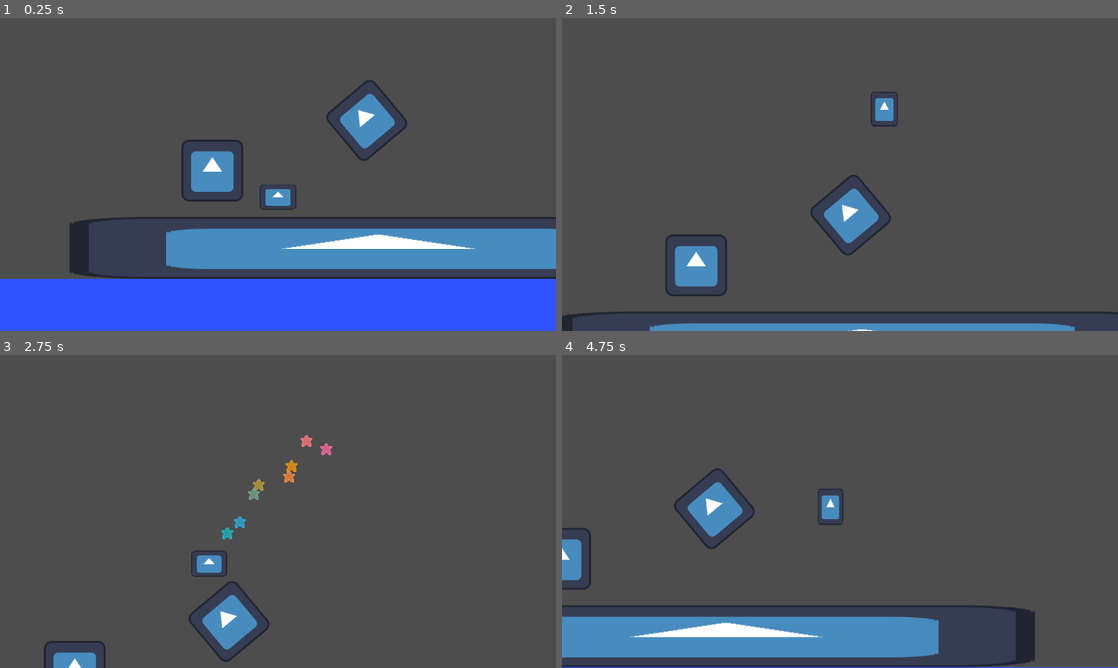
Above: before the commit, frames 1-4 (two rows, left to right).
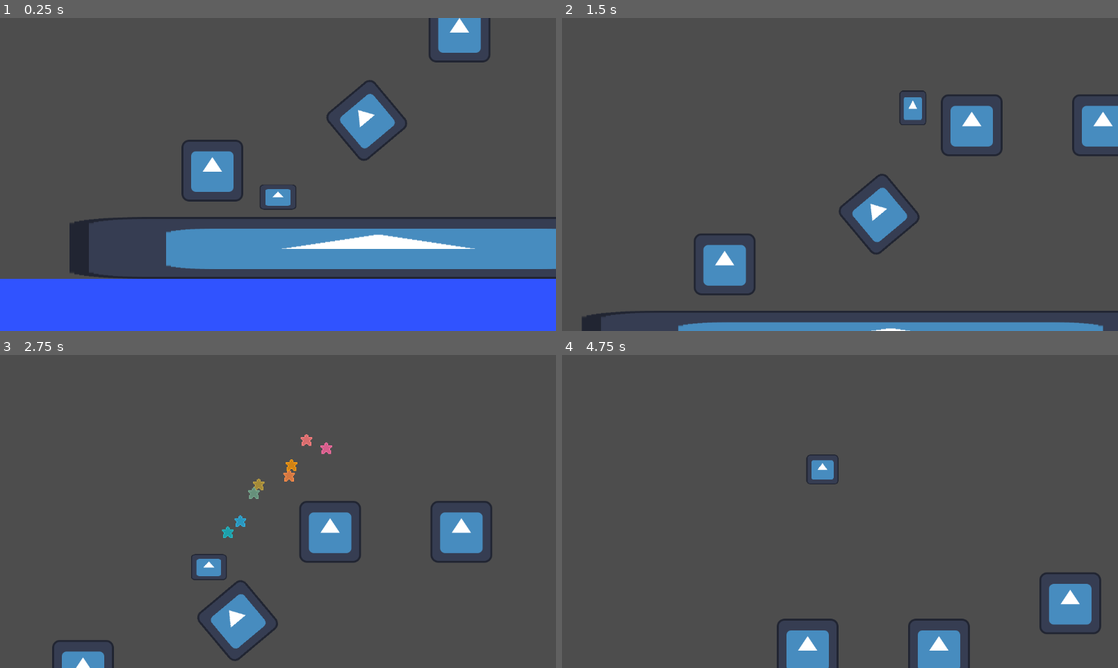
Above: after the commit, the same moments.

Repository: devmanso/gd4platformer2d
Game: Godot game, scene res://world.tscn
The game is run twice, just before and just after one commit, with the same random seed, the same clock (stepped at 60 frames per second) and the same inputs. The engine's default icon, where the game draws it, is replaced by a stand-in: a white triangle on a blue panel in a dark square.
Inputs (mouse positions are in pixels of both pictures, inside the frame that each line leads up to):
- Up to frame 1 (0.25 s): no input
- Up to frame 2 (1.5 s): tap Enter (ui_accept) at 0.5, 0.77, 0.8, 1.07, 1.35 s; move the mouse to (962, 158) at 0.52 s; hold Tab (look) 0.53-1.28 s; hold Right (ui_right) from 0.53 s (still down); move the mouse to (728, 190) at 1.27 s
- Up to frame 3 (2.75 s): tap Enter (ui_accept) at 1.52, 1.82, 2.3 s; tap Tab (look) at 1.55 s; move the mouse to (333, 442) at 2.02 s; release Right (ui_right) at 2.03 s; hold Left (ui_left) from 2.03 s (still down); tap Shift (dash) at 2.1 s
- Up to frame 4 (4.75 s): move the mouse to (812, 574) at 2.77 s; release Left (ui_left) at 2.78 s; hold Right (ui_right) 2.78-4.28 s; tap Tab (look) at 2.85, 4.55 s; tap Enter (ui_accept) at 3.02, 3.32, 3.77, 3.8, 4.07, 4.35, 4.52 s; move the mouse to (1006, 558) at 3.52 s; hold Tab (look) 3.53-4.28 s; tap Escape (ui_cancel) at 4.15 s; move the mouse to (673, 464) at 4.27 s; hold Left (ui_left) from 4.28 s (still down)

The runs differ from the first frame. In frame 1, 1.0% of the frame differs, in the area x 77-89%, y 0-15%; in frame 2, 7.9%; in frame 3, 4.6%; in frame 4, 15%, in the area x 0-100%, y 31-100%.

Commit message:
camera movement fixes, and improvements

Diff:
--- a/player/camera.gd
+++ b/player/camera.gd
@@ -4,10 +4,13 @@
 @export var shake_strength: float = 0.0
 @export var shake_decay: float = 5.0
 
+var target_position : Vector2 = Vector2.ZERO
 var is_dead: bool = false
 
+func set_target_position(target_pos : Vector2) -> void:
+	target_position = target_pos
+
 func _process(delta):
-	# --- Camera shake ---
 	randomize()
 	if shake_strength > 0:
 		offset = Vector2(
@@ -17,9 +20,11 @@
 		shake_strength = max(shake_strength - shake_decay * delta, 0)
 	else:
 		offset = Vector2.ZERO
-	# --- Look-ahead ---
+	# don't want the player to be able to look-ahead when they're dead cuz it
+	# fucks up the ui lmao
 	if not is_dead and Input.is_action_pressed("look"):
-		var target = get_local_mouse_position()
+		#var target = get_local_mouse_position()
+		var target = target_position
 		if target.length() < deadzone:
 			position = Vector2.ZERO
 		else:
--- /dev/null
+++ b/player/cursor.gd
@@ -0,0 +1,28 @@
+extends Node2D
+
+@onready var cursor_image : Sprite2D = $CursorImage
+
+@export var range : float = 800
+
+var joystick_speed : float = 400.0
+var deadzone : float = .1
+
+func get_cursor_position() -> Vector2:
+	return position
+
+func get_cursor_global_position() -> Vector2:
+	return global_position
+
+func set_cursor_position(cursor_position : Vector2) -> void:
+	var clamped = Vector2(
+		clamp(cursor_position.x, -range, range),
+		clamp(cursor_position.y, -range, range)
+	)
+	position = clamped
+
+func set_cursor_global_position(global_cursor_position : Vector2) -> void:
+	var clamped = Vector2(
+		clamp(global_cursor_position.x, -range, range),
+		clamp(global_cursor_position.y, -range, range)
+	)
+	global_position = clamped
--- /dev/null
+++ b/player/cursor.tscn
@@ -0,0 +1,12 @@
+[gd_scene load_steps=3 format=3 uid="uid://dj3a7f4hediaq"]
+
+[ext_resource type="Script" path="res://player/cursor.gd" id="1_r5bf2"]
+[ext_resource type="Texture2D" uid="uid://nqswsyjvn5ir" path="res://PixelCursors/astro_arrow.png" id="2_ft4m4"]
+
+[node name="Cursor" type="Node2D"]
+script = ExtResource("1_r5bf2")
+
+[node name="CursorImage" type="Sprite2D" parent="."]
+position = Vector2(32, 32)
+scale = Vector2(2, 2)
+texture = ExtResource("2_ft4m4")
--- a/player/player.gd
+++ b/player/player.gd
@@ -1,6 +1,7 @@
 extends CharacterBody2D
 
 @onready var water : ColorRect = get_parent().get_node("Water")
+@onready var cursor : Node2D = $Cursor
 @onready var camera : Camera2D = $Camera
 @onready var hurtbox : CollisionShape2D = $Hurtbox
 @onready var sprite : Sprite2D = $Sprite
@@ -26,6 +27,8 @@
 Color("#FFC785"), Color("#A294F9")]
 @export_range(0.0, 1.0) var acceleration : float = 0.25
 @export_range(0.0, 1.0) var friction : float = 0.1
+@export_range(200.0, 1600.0) var joystick_speed : float = 1200
+@export_range(0.1, 0.5) var deadzone : float = 0.1
 
 var death_message_target_xposition : float = -320.0
 var menu_button_target_xpositions : float = -1104.0
@@ -49,6 +52,7 @@
 var can_dash : bool = true
 var is_dashing : bool = false
 var should_emit_dash_trail : bool = false
+var dead : bool = false
 
 func is_in_water() -> bool:
 	# check if water is in scenetree:
@@ -108,6 +112,7 @@
 	deathscreen_slidein = true
 	dash_particle.emitting = false
 	bubble_particle.emitting = false
+	dead = true
 
 func get_direction() -> String:
 	if current_direction < 0:
@@ -163,8 +168,32 @@
 	deathscreen_position.position.x = -3000
 	restart_button_position.position.x = -4000
 	deathscreen.hide()
+	cursor.hide()
+
 
 func _process(delta: float) -> void:
+
+	if !Input.is_action_pressed("ui_cancel"):
+		Input.set_mouse_mode(Input.MOUSE_MODE_HIDDEN)
+	else:
+		Input.set_mouse_mode(Input.MOUSE_MODE_VISIBLE)
+
+	if Input.is_action_pressed("look") or dead:
+		cursor.show()
+	else:
+		cursor.hide()
+
+	var joystick_input = Vector2(
+		Input.get_joy_axis(0, JOY_AXIS_RIGHT_X),
+		Input.get_joy_axis(0, JOY_AXIS_RIGHT_Y)
+	)
+
+	if joystick_input.length() > deadzone:
+		cursor.set_cursor_position(cursor.get_position() + joystick_input * joystick_speed * delta)
+		camera.set_target_position(cursor.position)
+	else:
+		cursor.set_cursor_position(get_local_mouse_position())
+		camera.set_target_position(cursor.position)
 
 	randomize()
 
--- a/player/player.tscn
+++ b/player/player.tscn
@@ -1,7 +1,8 @@
-[gd_scene load_steps=9 format=3 uid="uid://bhu2cfvo5qya1"]
+[gd_scene load_steps=10 format=3 uid="uid://bhu2cfvo5qya1"]
 
 [ext_resource type="Script" path="res://player/player.gd" id="1_n7sqs"]
 [ext_resource type="Texture2D" uid="uid://dteyh3t3y2djh" path="res://icon.svg" id="2_k77o2"]
+[ext_resource type="PackedScene" uid="uid://dj3a7f4hediaq" path="res://player/cursor.tscn" id="2_wxpvy"]
 [ext_resource type="PackedScene" uid="uid://bvnw7uiv8ynbw" path="res://player/PlayerCamera.tscn" id="3_uq8j8"]
 [ext_resource type="Texture2D" uid="uid://c3oyrg7dq5p78" path="res://player/bubble.png" id="4_ca56c"]
 [ext_resource type="PackedScene" uid="uid://dy4ks821tkfro" path="res://player/death_screen.tscn" id="4_f7mkn"]
@@ -79,6 +80,8 @@
 scale_amount_max = 2.0
 color_ramp = SubResource("Gradient_nh1bg")
 
+[node name="Cursor" parent="." instance=ExtResource("2_wxpvy")]
+
 [connection signal="pressed" from="Camera/RestartButtonController/RestartButton" to="." method="_on_restart_button_pressed"]
 [connection signal="timeout" from="DamageTimer" to="." method="_on_damage_timer_timeout"]
 [connection signal="timeout" from="ResetSpriteTimer" to="." method="_on_reset_sprite_timer_timeout"]
--- a/project.godot
+++ b/project.godot
@@ -21,6 +21,14 @@
 
 [input]
 
+ui_accept={
+"deadzone": 0.5,
+"events": [Object(InputEventKey,"resource_local_to_scene":false,"resource_name":"","device":0,"window_id":0,"alt_pressed":false,"shift_pressed":false,"ctrl_pressed":false,"meta_pressed":false,"pressed":false,"keycode":4194309,"physical_keycode":0,"key_label":0,"unicode":0,"location":0,"echo":false,"script":null)
+, Object(InputEventKey,"resource_local_to_scene":false,"resource_name":"","device":0,"window_id":0,"alt_pressed":false,"shift_pressed":false,"ctrl_pressed":false,"meta_pressed":false,"pressed":false,"keycode":4194310,"physical_keycode":0,"key_label":0,"unicode":0,"location":0,"echo":false,"script":null)
+, Object(InputEventKey,"resource_local_to_scene":false,"resource_name":"","device":0,"window_id":0,"alt_pressed":false,"shift_pressed":false,"ctrl_pressed":false,"meta_pressed":false,"pressed":false,"keycode":32,"physical_keycode":0,"key_label":0,"unicode":32,"location":0,"echo":false,"script":null)
+, Object(InputEventJoypadButton,"resource_local_to_scene":false,"resource_name":"","device":-1,"button_index":0,"pressure":0.0,"pressed":false,"script":null)
+]
+}
 ui_left={
 "deadzone": 0.5,
 "events": [Object(InputEventKey,"resource_local_to_scene":false,"resource_name":"","device":0,"window_id":0,"alt_presse …(194 unchanged characters)…
@@ -61,11 +69,13 @@
 look={
 "deadzone": 0.5,
 "events": [Object(InputEventKey,"resource_local_to_scene":false,"resource_name":"","device":-1,"window_id":0,"alt_press …(195 unchanged characters)…
+, Object(InputEventJoypadMotion,"resource_local_to_scene":false,"resource_name":"","device":-1,"axis":4,"axis_value":1.0,"script":null)
 ]
 }
 dash={
 "deadzone": 0.5,
 "events": [Object(InputEventKey,"resource_local_to_scene":false,"resource_name":"","device":-1,"window_id":0,"alt_press …(195 unchanged characters)…
+, Object(InputEventJoypadButton,"resource_local_to_scene":false,"resource_name":"","device":-1,"button_index":2,"pressure":0.0,"pressed":false,"script":null)
 ]
 }
 
--- a/world.tscn
+++ b/world.tscn
@@ -19,8 +19,30 @@
 position = Vector2(560, 576)
 scale = Vector2(10, 1)
 
+[node name="block10" parent="." instance=ExtResource("1_6lucv")]
+position = Vector2(376, 9016)
+scale = Vector2(999, 1)
+
 [node name="block2" parent="." instance=ExtResource("1_6lucv")]
 position = Vector2(216, 416)
+
+[node name="block4" parent="." instance=ExtResource("1_6lucv")]
+position = Vector2(728, 128)
+
+[node name="block5" parent="." instance=ExtResource("1_6lucv")]
+position = Vector2(1272, 32)
+
+[node name="block7" parent="." instance=ExtResource("1_6lucv")]
+position = Vector2(1496, 312)
+
+[node name="block8" parent="." instance=ExtResource("1_6lucv")]
+position = Vector2(1744, 152)
+
+[node name="block9" parent="." instance=ExtResource("1_6lucv")]
+position = Vector2(2232, 144)
+
+[node name="block6" parent="." instance=ExtResource("1_6lucv")]
+position = Vector2(1000, 128)
 
 [node name="block3" parent="." instance=ExtResource("1_6lucv")]
 position = Vector2(536, 312)
@@ -28,4 +50,3 @@
 
 [node name="Player" parent="." instance=ExtResource("2_o4sd4")]
 position = Vector2(352, 424)
-health = 1.0
Binary file added: PixelCursors/astro_arrow.png
Not shown, added: PixelCursors/astro_arrow.png.import
Binary file added: PixelCursors/astro_beam.png
Not shown, added: PixelCursors/astro_beam.png.import
Binary file added: PixelCursors/astro_cross.png
Not shown, added: PixelCursors/astro_cross.png.import
Binary file added: PixelCursors/astro_ew.png
Not shown, added: PixelCursors/astro_ew.png.import
Binary file added: PixelCursors/astro_helpsel.png
Not shown, added: PixelCursors/astro_helpsel.png.import
Binary file added: PixelCursors/astro_link.png
Not shown, added: PixelCursors/astro_link.png.import
(and 18 more such lines)
